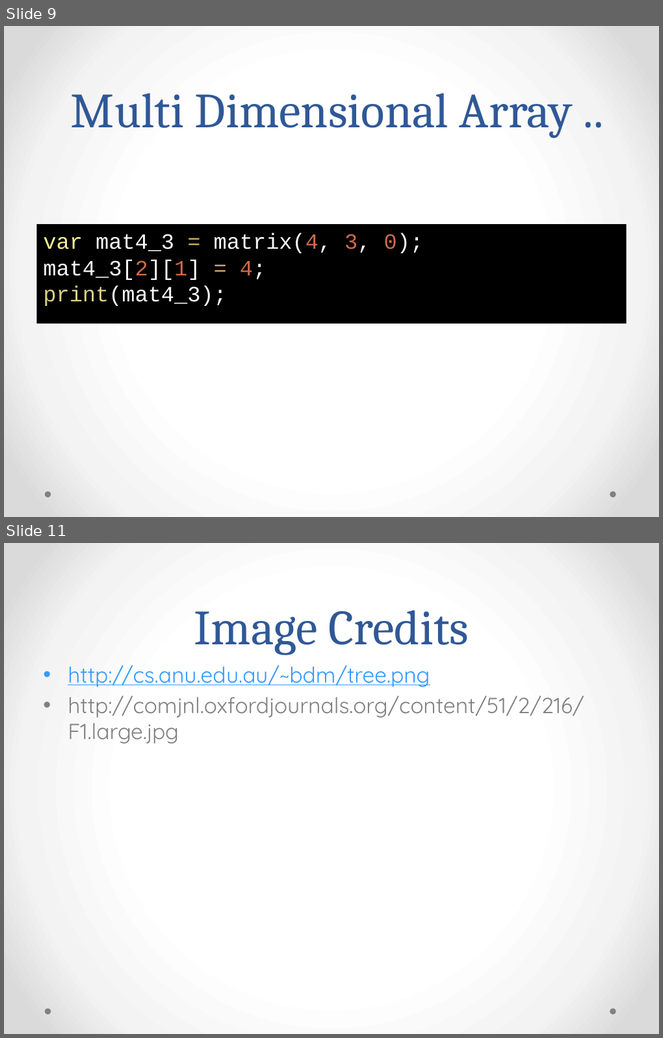
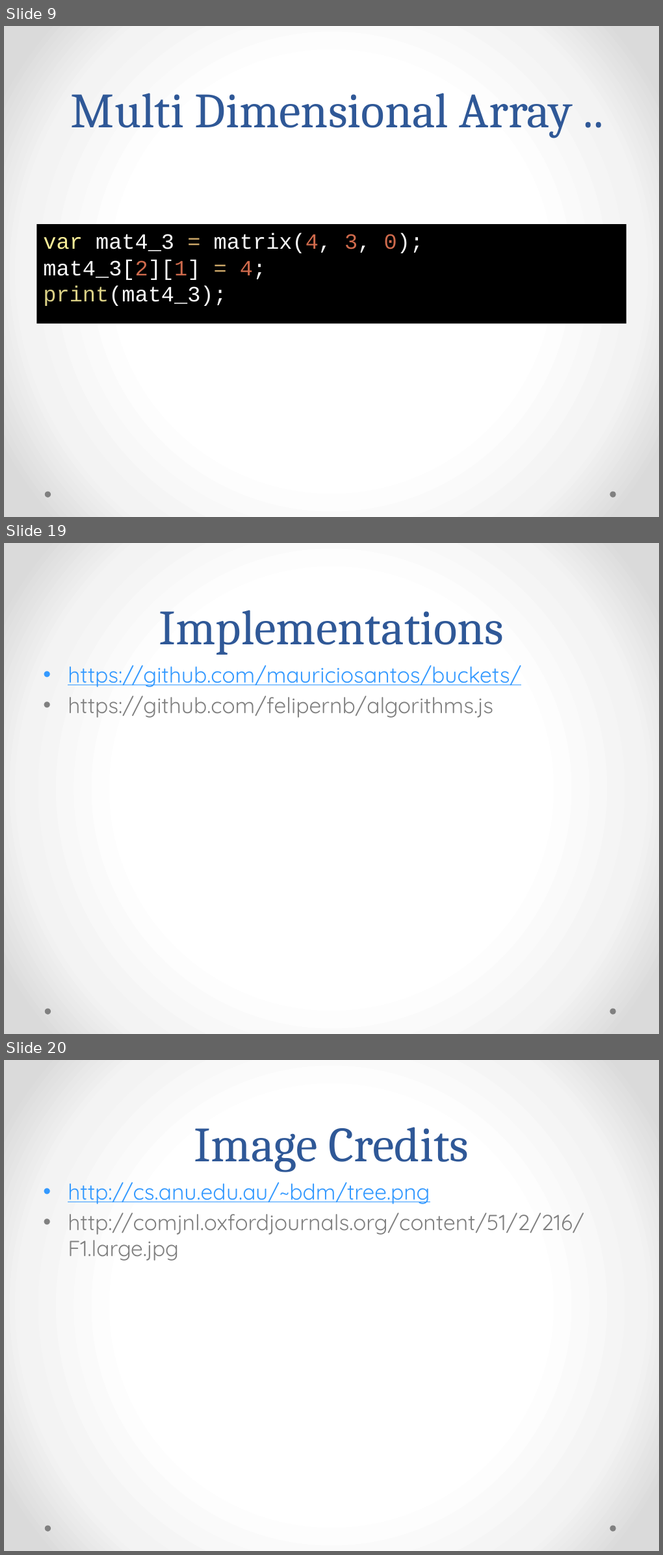
Before and after one commit to rajeshcs/jstalk, a slide deck: JavascriptDS.pptx. Shown one above the other, each under a label of ours: slides 9 and 11 before the commit, slides 9, 19 and 20 after it; the slides between them are not shown. The pictures are 663x1038 and 663x1555 pixels, drawn with LibreOffice and Linux fonts; fonts in the diff are those of the drawing. Boxes give left, top, right and bottom in pixels: in the first picture for what was removed or moved away, otherwise in the second. Text is boxed around its words. In the diff, an @@ line names an element or a change of style, - is before the commit and + after.

```diff
--- a/JavascriptDS.pptx
+++ b/JavascriptDS.pptx
@@ slide 19 added at box(4, 543, 659, 1034), background gradient #FFFFFF to #F4F4F4 to #DADADA; not listed: 2 template elements that a slide beside it also shows @@
@@ title added at box(159, 610, 504, 655), 54 pt, text #2F5897 @@
+Implementations
@@ text added at box(68, 665, 521, 718), 24 pt, text #3399FF, underline @@
+• https://github.com/mauriciosantos/buckets/
+• https://github.com/felipernb/algorithms.js
@@ what was slide 11 is now slide 20 @@
```
Also in this commit, not shown: 2 slides changed, 8 other slides added, 10 other files.
